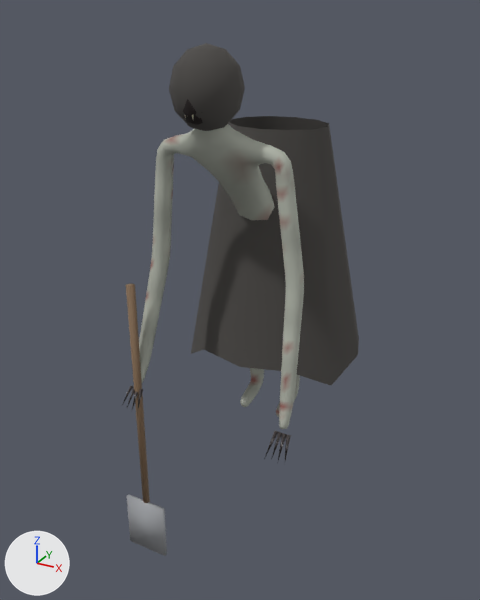
An edit to the glTF model assets/monsters/gravedigger.glb, drawn before and after from the same camera.
Both versions are drawn from a 50 mm lens placed at (1.46, -3.05, 2.14), pointed at (-0.09, -0.23, 0.73). The axes (+X, +Y, +Z) are drawn at lower left. The lights are the same throughout. The older version comes first. Vertices at exactly the same position are counted once.

The older version as bpy lines, for what is in view:
```python
me_gravedigger = bpy.data.meshes.new('gravedigger')
me_gravedigger.from_pydata(...)  # 1430 vertices, 2728 faces; spans x -0.51..0.5, y -0.83..0.4, z -0.66..2.01
# faces by material slot: [2216, 124, 64, 128, 96, 24, 12, 64]
me_gravedigger.materials.append(mat_gravedigger_skin)
me_gravedigger.materials.append(mat_gravedigger_cloth)
me_gravedigger.materials.append(mat_gravedigger_dark)
me_gravedigger.materials.append(mat_gravedigger_eye)
me_gravedigger.materials.append(mat_gravedigger_tooth)
me_gravedigger.materials.append(mat_gravedigger_wood)
me_gravedigger.materials.append(mat_gravedigger_steel)
me_gravedigger.materials.append(mat_gravedigger_claw)
ob_gravedigger = bpy.data.objects.new('gravedigger', me_gravedigger)
ob_gravedigger.location = (0.0, 0.0, 0.0)
```
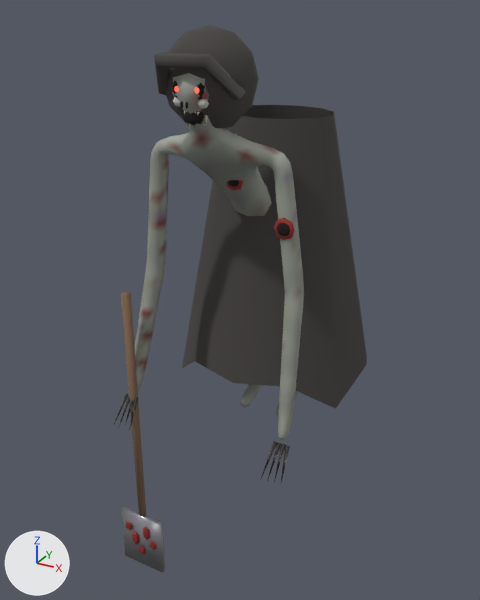
Pixel boxes [x1, y1, x2, y2] of what changed, in the pictures (480 x 600 px; the box of a moved part takes in the faces that stretch with it):
'gravedigger', reshaped (7% wider, 7% taller)
    before: [122, 43, 359, 556]
    after: [114, 25, 367, 573]
part 1 of me_gravedigger, added
    after: [228, 180, 239, 187]
part 2 of me_gravedigger, added
    after: [276, 223, 290, 236]
part 3 of me_gravedigger, moved or reshaped (not visible afterwards)
    before: [137, 389, 143, 411]
part 4 of me_gravedigger, moved or reshaped (not visible afterwards)
    before: [271, 432, 282, 459]
part 5 of me_gravedigger, moved or reshaped (not visible afterwards)
    before: [277, 433, 287, 463]
part 6 of me_gravedigger, moved or reshaped (not visible afterwards)
    before: [264, 431, 278, 459]
part 7 of me_gravedigger, moved or reshaped (mostly hidden afterwards)
    before: [285, 435, 291, 460]
    after: [205, 115, 208, 129]
part 8 of me_gravedigger, added
    after: [166, 25, 259, 129]
part 9 of me_gravedigger, added
    after: [121, 507, 165, 573]
part 10 of me_gravedigger, moved or reshaped
    before: [126, 283, 150, 503]
    after: [121, 292, 146, 517]
part 11 of me_gravedigger, added
    after: [132, 531, 139, 544]
part 12 of me_gravedigger, rebuilt (10% wider, 13% taller)
    before: [191, 116, 359, 385]
    after: [182, 105, 367, 409]
part 13 of me_gravedigger, deleted
    before: [127, 494, 167, 556]
part 14 of me_gravedigger, moved or reshaped
    before: [139, 43, 304, 429]
    after: [114, 52, 304, 486]
part 15 of me_gravedigger, added
    after: [143, 526, 156, 550]
part 16 of me_gravedigger, recoloured
    before: [156, 126, 300, 417]
    after: [154, 115, 298, 416]

The change, as a diff of the scene's bpy script:
```diff
--- a/assets/monsters/gravedigger.glb.py
+++ b/assets/monsters/gravedigger.glb.py
@@ mat_gravedigger_bone @@
+mat_gravedigger_bone = bpy.data.materials.new('gravedigger_bone')
+# nodes: BsdfPrincipled, Mix, OutputMaterial, VertexColor
+# colours: pale yellow #e5dec8, mixed with the vertex colours
@@ mat_gravedigger_blood @@
+mat_gravedigger_blood = bpy.data.materials.new('gravedigger_blood')
+# nodes: BsdfPrincipled, Mix, OutputMaterial, VertexColor
+# colours: red #952121, mixed with the vertex colours
@@ me_gravedigger @@
-me_gravedigger.from_pydata(...)  # 1430 vertices, 2728 faces; spans x -0.51..0.5, y -0.83..0.4, z -0.66..2.01
+me_gravedigger.from_pydata(...)  # 1920 vertices, 3559 faces; spans x -0.55..0.55, y -0.89..0.47, z -0.75..2.08
+# me_gravedigger part 1: a new loose piece, a UV sphere (8 segments, 4 rings, poles along z) spanning x 0.006..0.076, y -0.541..-0.523, z 1.416..1.479, in mat_gravedigger_dark
+# me_gravedigger part 2: a new loose piece, a UV sphere (8 segments, 4 rings, poles along z) spanning x 0.3..0.37, y -0.638..-0.62, z 1.264..1.327, in mat_gravedigger_dark
+# me_gravedigger part 3: the loose piece of 6 vertices spanning x -0.39..-0.36, y -0.81..-0.73, z 0.28..0.38 is scaled about its middle by (0.0686, 0.0122, 0.461), then moved by (0.39, -0.02, 1.42), in mat_gravedigger_tooth
+# me_gravedigger part 4: the loose piece of 6 vertices spanning x 0.39..0.41, y -0.82..-0.73, z 0.27..0.38 is scaled about its middle by (-0.0416, -0.0026, 0.651), then moved by (-0.38, -0.01, 1.41), in mat_gravedigger_tooth
+# me_gravedigger part 5: the loose piece of 6 vertices spanning x 0.41..0.43, y -0.83..-0.73, z 0.26..0.38 is scaled about its middle by (0.0403, 0.00236, 0.434), then moved by (-0.39, -0.01, 1.43), in mat_gravedigger_tooth
+# me_gravedigger part 6: the loose piece of 6 vertices spanning x 0.36..0.39, y -0.83..-0.73, z 0.26..0.38 is scaled about its middle by (-0.0555, -0.00636, 0.368), then moved by (-0.33, 0.02, 1.43), in mat_gravedigger_tooth
+# me_gravedigger part 7: the loose piece of 6 vertices spanning x 0.43..0.46, y -0.82..-0.73, z 0.27..0.38 is scaled about its middle by (0.0605, 0.0083, 0.656), then moved by (-0.39, 0.01, 1.41), in mat_gravedigger_tooth
+# me_gravedigger part 8: a new loose piece, a UV sphere (10 segments, 6 rings, poles along z) spanning x -0.2..0.2, y -0.81..-0.48, z 1.67..2.08, in mat_gravedigger_cloth
+# me_gravedigger part 9: a new loose piece, a box spanning x -0.53..-0.27, y -0.803..-0.778, z -0.751..-0.411, in mat_gravedigger_steel
+# me_gravedigger part 10: the loose piece of 14 vertices spanning x -0.43..-0.37, y -0.77..-0.71, z -0.37..0.94 is scaled about its middle by (1.06, 1.06, 1.04), then moved by (-0.01, -0.03, -0.06)
+# me_gravedigger part 11: a new loose piece, a UV sphere (5 segments, 3 rings, poles along z) spanning x -0.4575..-0.4183, y -0.8149..-0.8051, z -0.6214..-0.5214, in mat_gravedigger_blood
+# me_gravedigger part 12: the loose piece of 24 vertices spanning x -0.5..0.5, y -0.4..0.4, z 0.31..1.62 is rebuilt with 24 vertices and now spans x -0.55..0.55, y -0.47..0.47, z 0.21..1.67
+# me_gravedigger part 13: the loose piece of 8 vertices spanning x -0.51..-0.27, y -0.77..-0.75, z -0.66..-0.34 is deleted
+# me_gravedigger part 14: 143 vertices moved from x -0.42..0.42, y -0.81..-0.12, z 0.65..1.86 to x -0.42..0.42, y -0.81..-0.13, z 0.65..1.84; 734 vertices removed from x -0.43..0.43, y -0.82..-0.44, z 0.38..2.01; 918 vertices added at x -0.47..0.47, y -0.89..0.08, z 0.18..1.99
+# me_gravedigger part 15: 24 vertices added at x -0.38..-0.3, y -0.81, z -0.6..-0.45
+# me_gravedigger part 16: 999 kept faces spanning x -0.32..0.35, y -0.79..0.07, z 0.01..1.77 get new vertex colours; the middle colour goes from light grey #dbdada to light grey #c1bfc0
+# other edits to the shape of me_gravedigger do not show in these pictures
 me_gravedigger.materials.append(mat_gravedigger_skin)
@@ me_gravedigger @@
 me_gravedigger.materials.append(mat_gravedigger_claw)
+me_gravedigger.materials.append(mat_gravedigger_blood)
+me_gravedigger.materials.append(mat_gravedigger_bone)
```
